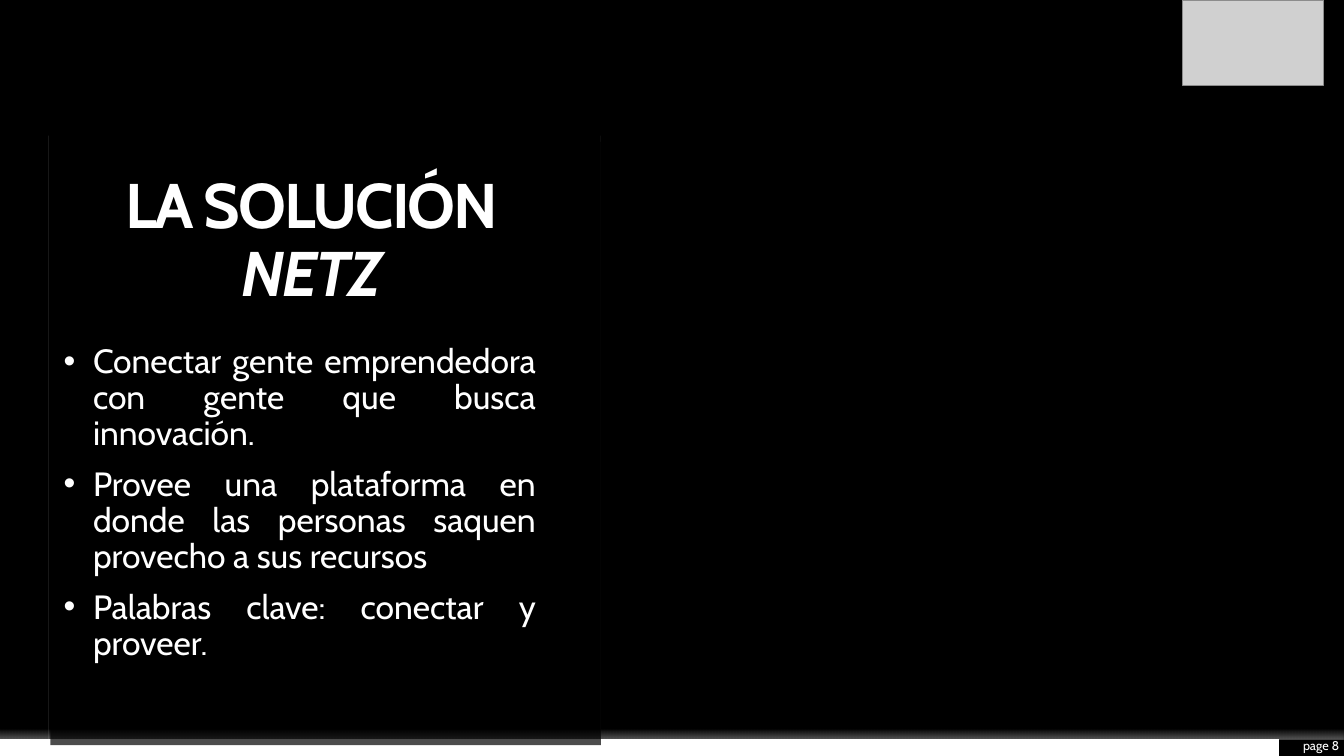
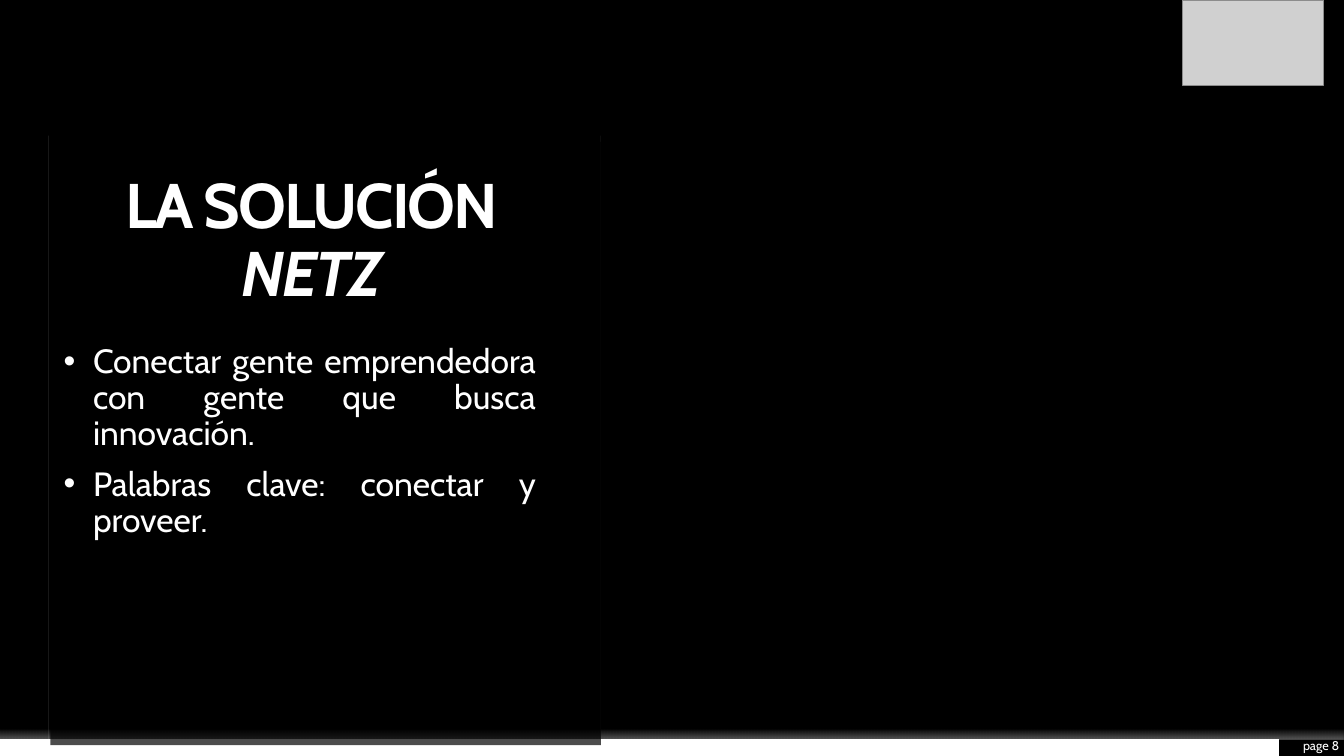
Before and after one commit to KevinHern/ingsoft, a slide deck: slide 8 of Docs/Presentacion_Final/final.pptx. Drawn at 1344x756 pixels with LibreOffice and Linux fonts; fonts in the diff are those of the drawing; grey boxes stand for pictures; background and template pictures are left out. Boxes give left, top, right and bottom in pixels: in the first picture for what was removed or moved away, otherwise in the second. Text is boxed around its words. In the diff, an @@ line names an element or a change of style, - is before the commit and + after.

```diff
--- a/Docs/Presentacion_Final/final.pptx
+++ b/Docs/Presentacion_Final/final.pptx
@@ text at [93, 470, 536, 576]: paragraph removed @@
-• Provee una plataforma en donde las personas saquen provecho a sus recursos
```
Also in this commit, not shown: 1 other slide changed.
